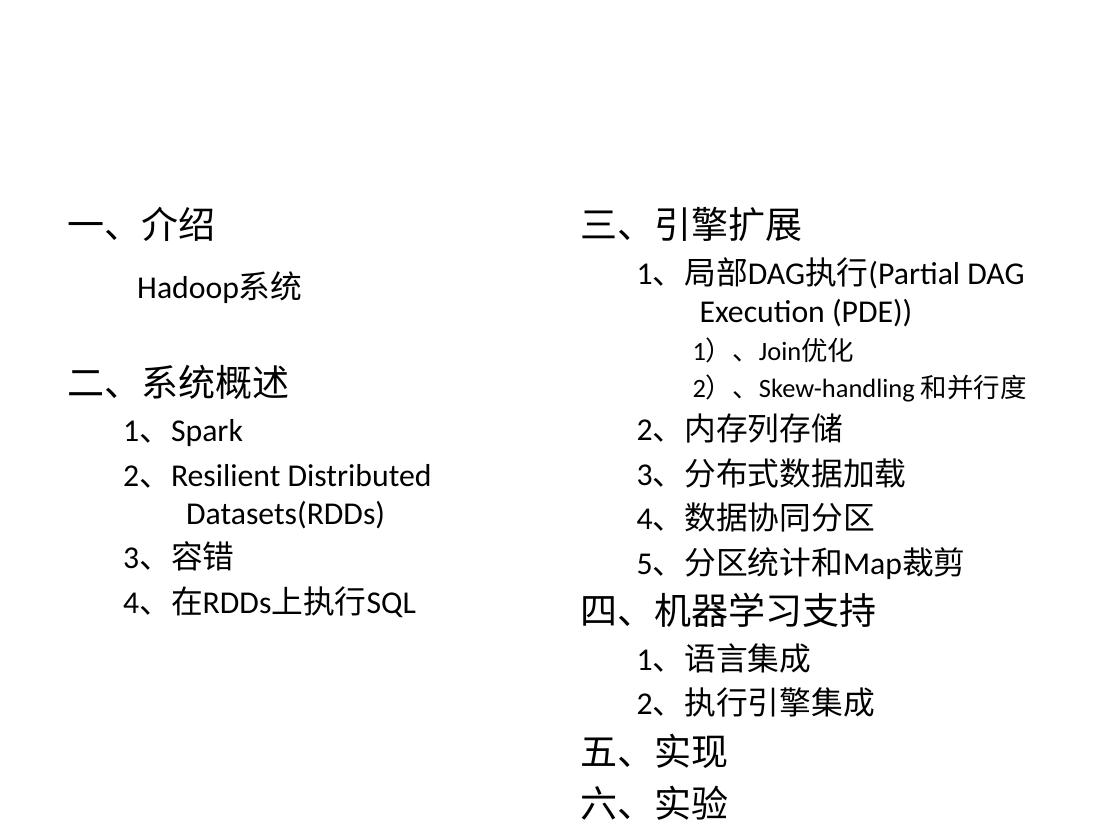
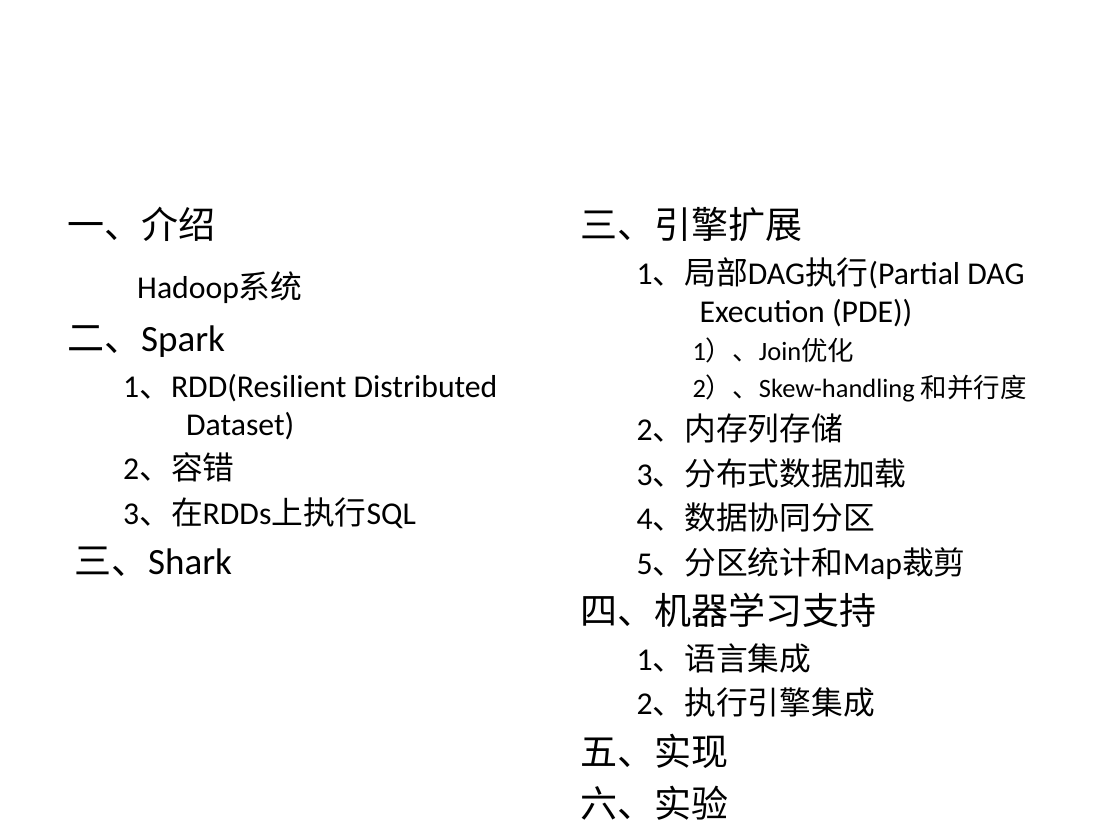
Before and after one commit to wuxingdexian/seminar, a slide deck: slide 2 of test.pptx. Drawn at 1120x840 pixels with LibreOffice and Linux fonts; fonts in the diff are those of the drawing. Boxes give left, top, right and bottom in pixels: in the first picture for what was removed or moved away, otherwise in the second. Text is boxed around its words. In the diff, an @@ line names an element or a change of style, - is before the commit and + after.

```diff
--- a/test.pptx
+++ b/test.pptx
@@ text at <box>67,325,498,576</box>: text changed @@
-二、系统概述
-  1、Spark
-  2、Resilient Distributed Datasets(RDDs)
-  3、容错
-  4、在RDDs上执行SQL
+二、Spark
+  1、RDD(Resilient Distributed Dataset)
+  2、容错
+  3、在RDDs上执行SQL
+三、Shark
```
Also in this commit, not shown: 3 other files.
